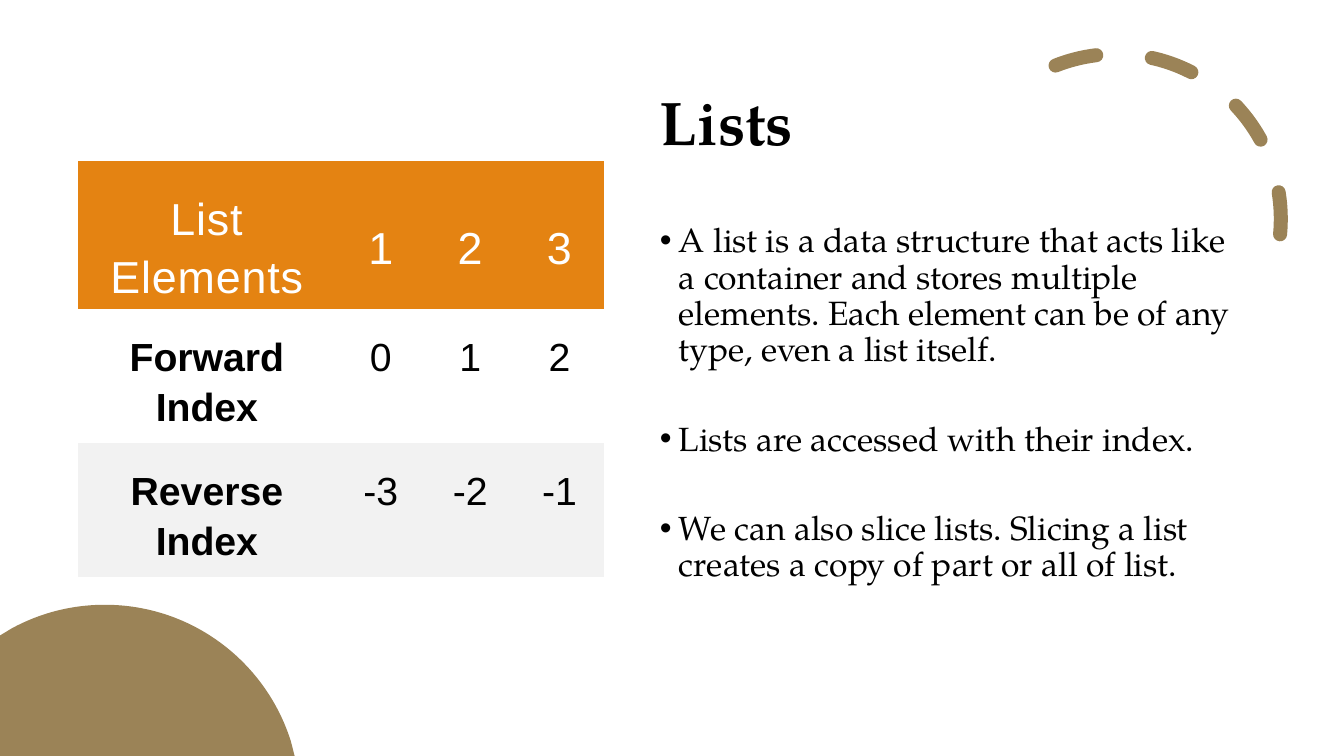
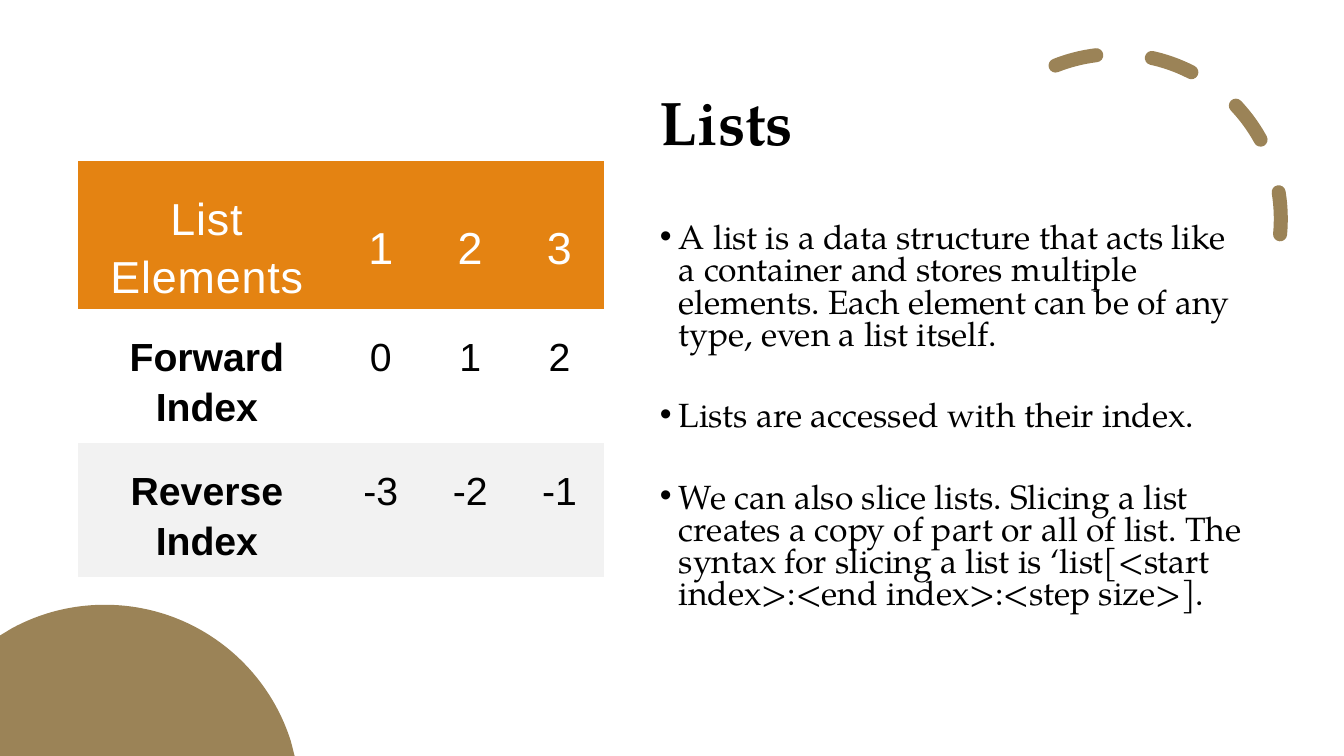
Before and after one commit to 10ay/ULAB_Notes, a slide deck: slide 6 of Lecture 2/Python Lecture 2 Presentation.pptx. Drawn at 1344x756 pixels with LibreOffice and Linux fonts; fonts in the diff are those of the drawing. Boxes give left, top, right and bottom in pixels: in the first picture for what was removed or moved away, otherwise in the second. Text is boxed around its words. In the diff, an @@ line names an element or a change of style, - is before the commit and + after.

```diff
--- a/Lecture 2/Python Lecture 2 Presentation.pptx
+++ b/Lecture 2/Python Lecture 2 Presentation.pptx
@@ text at [679, 224, 1229, 428]: line spacing 0.9 to 0.8 @@
@@ text at [679, 484, 1241, 615]: text changed @@
-• We can also slice lists. Slicing a list creates a copy of part or all of list.
+• We can also slice lists. Slicing a list creates a copy of part or all of list. The syntax for slicing a list is ‘list[<start index>:<end index>:<step size>].
```
Also in this commit, not shown: 1 other slide changed, 11 other files.
